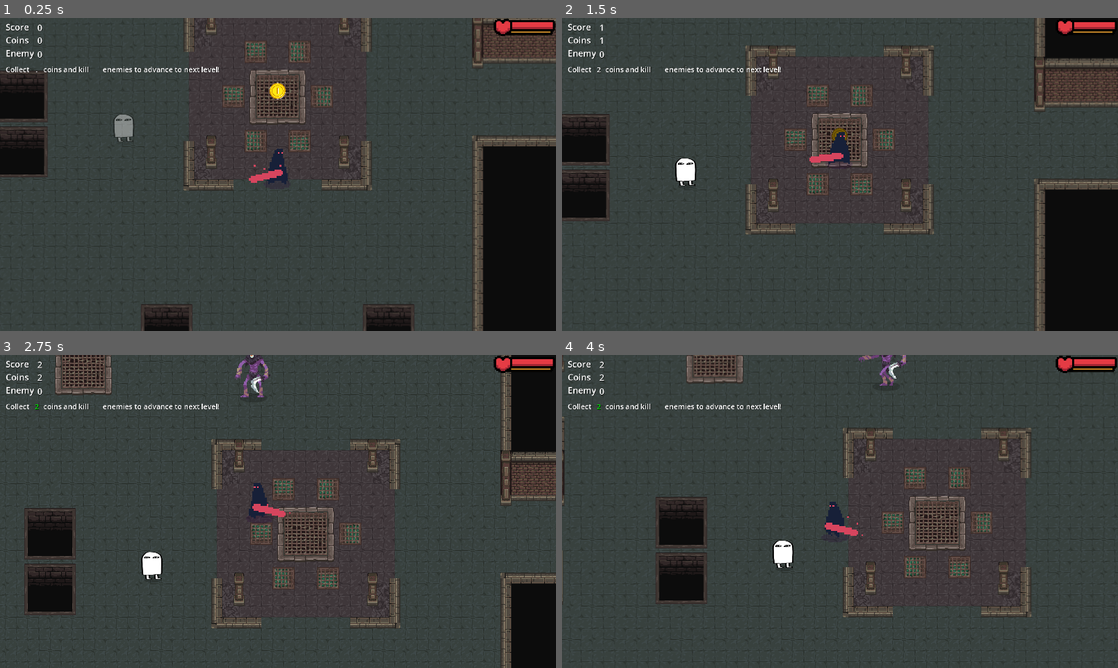
Above: before the commit, frames 1-4 (two rows, left to right).
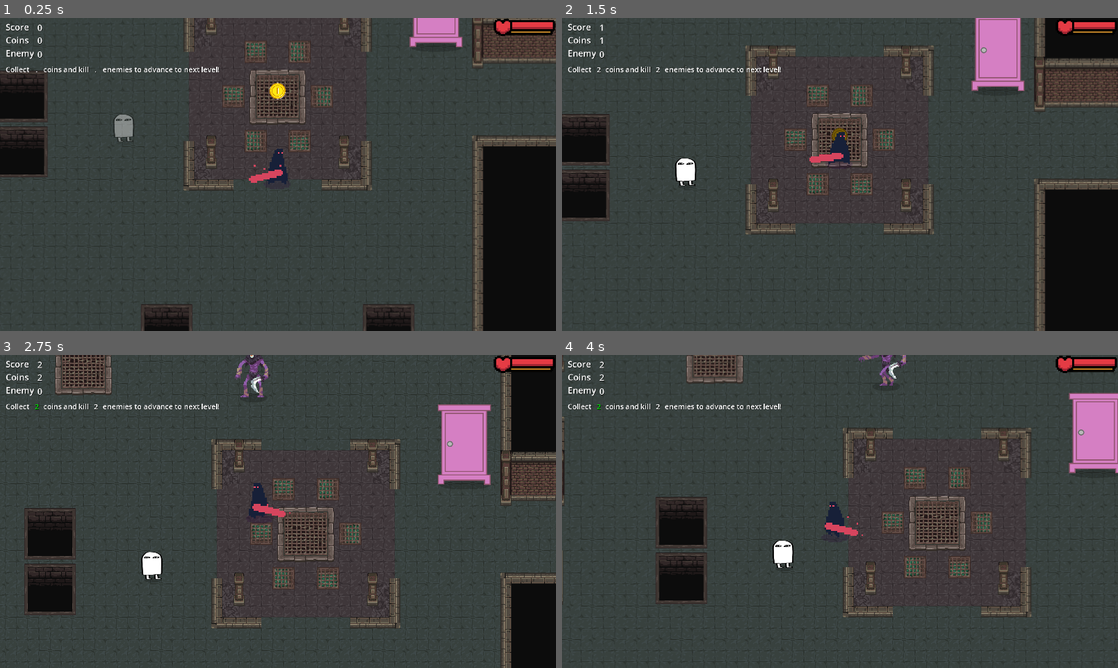
Above: after the commit, the same moments.

Repository: h-sutiwas/godot-mythus
Game: Godot game, scene res://scenes/playground.tscn
The game is run twice, just before and just after one commit, with the same random seed, the same clock (stepped at 60 frames per second) and the same inputs.
Inputs:
- Up to frame 1 (0.25 s): no input
- Up to frame 2 (1.5 s): hold Space (attack) 0.53-1.28 s; hold W (player_up) from 0.53 s (still down); tap Space (attack) at 1.35 s
- Up to frame 3 (2.75 s): release W (player_up) at 2.03 s; hold A (player_left) from 2.03 s (still down); hold Space (attack) from 2.03 s (still down)
- Up to frame 4 (4 s): release Space (attack) at 2.78 s; tap Space (attack) at 2.85 s; release A (player_left) at 3.53 s; hold S (player_down) from 3.53 s (still down); hold Space (attack) from 3.53 s (still down)

The runs differ from the first frame. In frame 1, 0.7% of the frame differs, in the area x 17-84%, y 0-18%; in frame 2, 1.9%; in frame 3, 2.1%, in the area x 16-89%, y 15-42%; in frame 4, 2.1%.

Commit message:
Update objective and portal
Objective:
- coin/enemy scores now can send signal when complete objective now
- UI showing when completing objective

Portal:
- Just add sprite.png

Diff:
--- a/scenes/collectibles/coins.gd
+++ b/scenes/collectibles/coins.gd
@@ -8,8 +8,8 @@
 
 func _on_area_2d_body_entered(body):
 	if body is Player:
+		GameController.coins_get(value)
 		GameController.points_get(value)
-		GameController.coins_get(value)
 		$AnimationPlayer.play("collect_collected")
 		$"AudioStreamPlayer2D".play()
 		get_node("Timer").start()
--- a/scenes/collectibles/point_ui.gd
+++ b/scenes/collectibles/point_ui.gd
@@ -4,6 +4,10 @@
 @onready var label_coin =$coin
 @onready var label_enemy =$enemy
 @onready var label_objective_coin =$Objective_coin
+@onready var label_objective_enemy =$Objective_enemy
+
+var obj_coin_pass = false
+var obj_enemy_pass = false
 
 
 # Called when the node enters the scene tree for the first time.
@@ -15,17 +19,31 @@
 
 	EventController.connect("objective_LV", on_event_LV_objective)
 	EventController.connect("objective_coin_pass", on_event_LV_objective_coin_pass)
+	EventController.connect("objective_enemy_pass", on_event_LV_objective_enemy_pass)
+
 
 func on_event_LV_objective(value: Array) -> void:
 	label_objective_coin.text = str(value[0])
+	label_objective_enemy.text = str(value[1])
+
 
 func on_event_LV_objective_coin_pass(value: bool) -> void:
+	obj_coin_pass = true
 	label_objective_coin.set("theme_override_colors/font_color", Color(0.0, 0.901, 0.0, 1.0))
+
+func on_event_LV_objective_enemy_pass(value: bool) -> void:
+	obj_enemy_pass = true
+	label_objective_enemy.set("theme_override_colors/font_color", Color(0.0, 0.901, 0.0, 1.0))
 
 
 # Update UI when get score
 func on_event_points_get(value: int) -> void:
 	label_score.text = str(value)
+	if obj_coin_pass == true and obj_enemy_pass == true:
+		$levelUPtext.visible = true
+		label_objective_coin.visible = false
+		label_objective_enemy.visible = false
+		$Objective.visible = false
 
 # Update UI when get coin
 func on_event_coin_collected(value: int) -> void:
--- a/scenes/collectibles/point_ui.tscn
+++ b/scenes/collectibles/point_ui.tscn
@@ -72,6 +72,18 @@
 horizontal_alignment = 1
 vertical_alignment = 1
 
+[node name="Objective_enemy" type="Label" parent="."]
+layout_mode = 0
+offset_left = 286.0
+offset_top = 151.0
+offset_right = 336.0
+offset_bottom = 186.0
+theme_override_colors/font_shadow_color = Color(0, 0, 0, 1)
+theme_override_font_sizes/font_size = 25
+text = "."
+horizontal_alignment = 1
+vertical_alignment = 1
+
 [node name="levelUPtext" type="Label" parent="."]
 visible = false
 layout_mode = 0
@@ -80,4 +92,4 @@
 offset_bottom = 237.0
 theme_override_colors/font_shadow_color = Color(0, 0, 0, 1)
 theme_override_font_sizes/font_size = 25
-text = "Go to portal to advance to next level!"
+text = "Go to portal to advance to the next level! OwO"
--- /dev/null
+++ b/scenes/map/portal.tscn
@@ -0,0 +1,63 @@
+[gd_scene load_steps=11 format=3 uid="uid://sslvety0iky0"]
+
+[ext_resource type="Texture2D" uid="uid://ciu7i16vgxhxl" path="res://assets/images/map/Portal/portal_closed.png" id="1_bkbxo"]
+[ext_resource type="Texture2D" uid="uid://y3oi7kjmewfw" path="res://assets/images/map/Portal/portal_open1.png" id="2_1ubyy"]
+[ext_resource type="Texture2D" uid="uid://bbh5rry1xphct" path="res://assets/images/map/Portal/portal_open2.png" id="3_y2kew"]
+[ext_resource type="Texture2D" uid="uid://bcnr2g2ltf7pk" path="res://assets/images/map/Portal/portal_open3.png" id="4_n2p5s"]
+[ext_resource type="Texture2D" uid="uid://b4fkbjlqbj3r7" path="res://assets/images/map/Portal/portal_open4.png" id="5_722k3"]
+[ext_resource type="Texture2D" uid="uid://cc82jaigyydy2" path="res://assets/images/map/Portal/portal_open5.png" id="6_d1jub"]
+[ext_resource type="Texture2D" uid="uid://b8jk6de8nooy0" path="res://assets/images/map/Portal/portal_open6.png" id="7_a3se5"]
+[ext_resource type="Texture2D" uid="uid://b23uiub88q1i5" path="res://assets/images/map/Portal/portal_open7.png" id="8_5yaqy"]
+[ext_resource type="Texture2D" uid="uid://sfei5s6hfbc2" path="res://assets/images/enemy/bringer_of_death/Individual Sprite/shadow.png" id="9_y2kew"]
+
+[sub_resource type="SpriteFrames" id="SpriteFrames_1ubyy"]
+animations = [{
+"frames": [{
+"duration": 1.0,
+"texture": ExtResource("1_bkbxo")
+}],
+"loop": true,
+"name": &"closed",
+"speed": 1.0
+}, {
+"frames": [{
+"duration": 1.0,
+"texture": ExtResource("2_1ubyy")
+}, {
+"duration": 1.0,
+"texture": ExtResource("3_y2kew")
+}, {
+"duration": 1.0,
+"texture": ExtResource("4_n2p5s")
+}, {
+"duration": 1.0,
+"texture": ExtResource("5_722k3")
+}, {
+"duration": 1.0,
+"texture": ExtResource("6_d1jub")
+}, {
+"duration": 1.0,
+"texture": ExtResource("7_a3se5")
+}, {
+"duration": 1.0,
+"texture": ExtResource("8_5yaqy")
+}],
+"loop": true,
+"name": &"open",
+"speed": 7.0
+}]
+
+[node name="Portal" type="Node2D"]
+
+[node name="AnimatedSprite2D" type="AnimatedSprite2D" parent="."]
+position = Vector2(19, 0)
+sprite_frames = SubResource("SpriteFrames_1ubyy")
+animation = &"closed"
+frame_progress = 0.4835002
+
+[node name="shadow" type="Sprite2D" parent="."]
+modulate = Color(1, 1, 1, 0.19607843)
+z_index = -1
+position = Vector2(0, 113.99999)
+scale = Vector2(1.989722, 1.1000006)
+texture = ExtResource("9_y2kew")
--- a/scenes/playground.tscn
+++ b/scenes/playground.tscn
@@ -14,6 +14,7 @@
 [ext_resource type="Texture2D" uid="uid://dpa6d56q8h2h3" path="res://assets/images/player/health_stamina_bar/Health&Stamina/Red/used_health_border.png" id="11_k63md"]
 [ext_resource type="Texture2D" uid="uid://iukwunfjss1w" path="res://assets/images/player/health_stamina_bar/Health&Stamina/Red/used_health_border_colored.png" id="13_j30dx"]
 [ext_resource type="Script" uid="uid://b781sl2fxo1jn" path="res://scenes/texture_health_bar.gd" id="14_fn4oh"]
+[ext_resource type="PackedScene" uid="uid://sslvety0iky0" path="res://scenes/map/portal.tscn" id="15_fn4oh"]
 
 [sub_resource type="TileSetAtlasSource" id="TileSetAtlasSource_mm0a5"]
 texture = ExtResource("4_q8s1k")
@@ -354,10 +355,6 @@
 position = Vector2(3404.9998, 2198)
 scale = Vector2(2.5, 2.5)
 
-[node name="Enemy2" parent="." instance=ExtResource("2_qchbg")]
-position = Vector2(3455, 795.0002)
-scale = Vector2(2.5, 2.5)
-
 [node name="EnemyRevised" parent="." instance=ExtResource("3_mrac1")]
 position = Vector2(1626.0004, 748)
 scale = Vector2(2.5, 2.5)
@@ -456,3 +453,7 @@
 modulate = Color(0.4597081, 0.4597081, 0.4597081, 1)
 position = Vector2(3135, 307)
 scale = Vector2(0.6634408, 0.6634408)
+
+[node name="Portal" parent="." instance=ExtResource("15_fn4oh")]
+modulate = Color(0.85814106, 0.85814106, 0.85814106, 1)
+position = Vector2(2233, 910)
--- a/scripts/event_controller.gd
+++ b/scripts/event_controller.gd
@@ -7,5 +7,6 @@
 signal enemy_killed_pts(value: int)
 
 signal objective_LV(value: Array)
+signal objective_LV_pass(value: bool)
 signal objective_coin_pass(value: bool)
 signal objective_enemy_pass(value: bool)
--- a/scripts/game_controller.gd
+++ b/scripts/game_controller.gd
@@ -7,6 +7,8 @@
 
 
 #Level and objectives
+var coin_pass = false
+var enemy_pass = false
 var level_now = 'LV1'
 var level_list = ['LV1', 'LV2']
 var level_objective = {'LV1':[2, 2]} #x = num of coin, y = num of enemy
@@ -21,11 +23,16 @@
 
 #points system (from coin and killing enemy)
 func points_get(value:int):
+	if coin_pass == true and enemy_pass == true:
+		EventController.emit_signal("objective_LV_pass", true)
+		#build portalin the middle
+
 	total_points += value
 	EventController.emit_signal("points_get", total_points)
 
 	#for debug **objective still not showing when start**
 	EventController.emit_signal("objective_LV", level_objective[level_now])
+
 
 
 #coins counter
@@ -35,22 +42,26 @@
 	#check if complete objective [array[0] = coin]
 	if level_objective[level_now][0] == total_coins:
 		EventController.emit_signal("objective_coin_pass", true)
+		coin_pass = true
+
 
 
 #Global points get from killing enemy [*Dont forget to add code to every enemy*]
-func enemy_killed_pts(value:int):
+func enemy_killed_pts(_value:int):
 	total_enemy_pts += 1
 	EventController.emit_signal("enemy_killed_pts", total_enemy_pts)
 	#check if complete objective [array[1] = enemy]
-	#if level_objective[level_now][1] == total_enemy_pts:
-	#	print(level_objective[level_now][1], total_enemy_pts, ": enemy pass")
-	#	EventController.emit_signal("objective_enemy_pass", true)
+	if level_objective[level_now][1] == total_enemy_pts:
+		EventController.emit_signal("objective_enemy_pass", true)
+		enemy_pass = true
+
+
 
 
 #Global Medjed counter
-func medjed_spawn(value:int):
+func medjed_spawn(_value:int):
 	total_medjed += 1
 	EventController.emit_signal("medjed_spawn", total_medjed)
-func medjed_killed(value:int):
+func medjed_killed(_value:int):
 	total_medjed -= 1
 	EventController.emit_signal("medjed_killed", total_medjed)
Binary file added: assets/images/map/Portal/portal_closed.png
Not shown, added: assets/images/map/Portal/portal_closed.png.import
Binary file added: assets/images/map/Portal/portal_open1.png
Not shown, added: assets/images/map/Portal/portal_open1.png.import
Binary file added: assets/images/map/Portal/portal_open2.png
Not shown, added: assets/images/map/Portal/portal_open2.png.import
Binary file added: assets/images/map/Portal/portal_open3.png
Not shown, added: assets/images/map/Portal/portal_open3.png.import
Binary file added: assets/images/map/Portal/portal_open4.png
Not shown, added: assets/images/map/Portal/portal_open4.png.import
Binary file added: assets/images/map/Portal/portal_open5.png
Not shown, added: assets/images/map/Portal/portal_open5.png.import
(and 6 more such lines)
